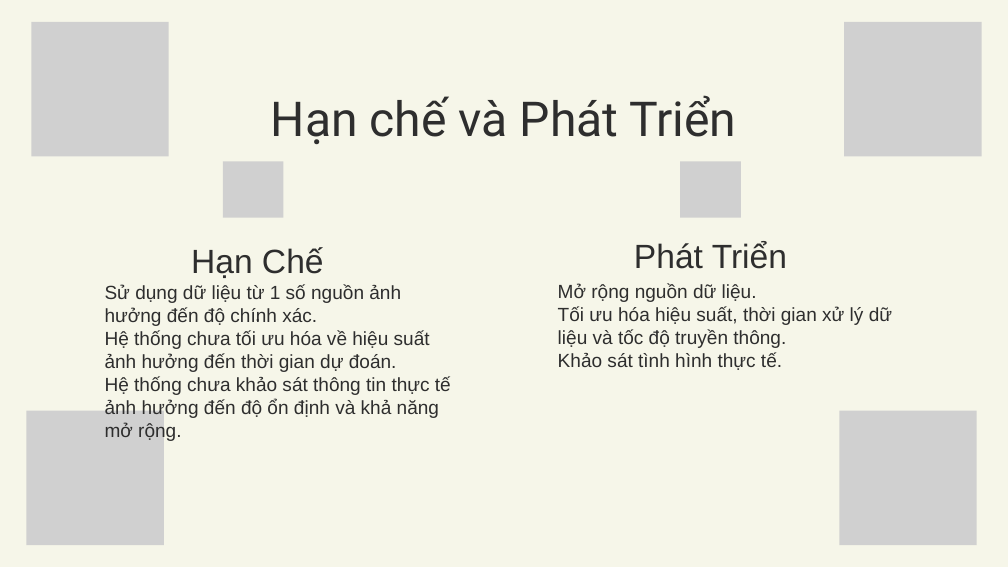
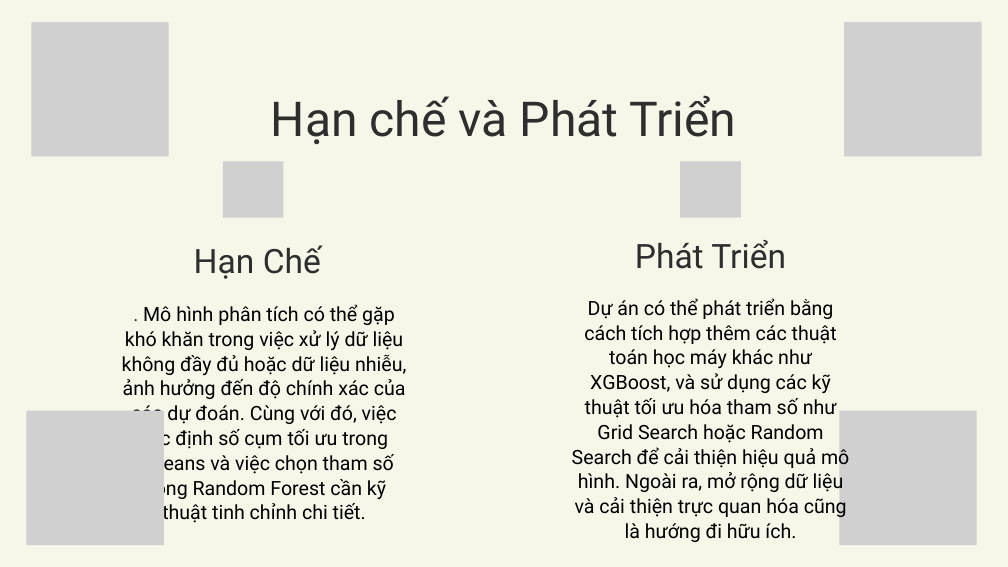
Before and after one commit to netprtony/Consumer_Behavior-ShoppingHabits, a slide deck: slide 8 of KhaiThacDuLieu.pptx (slide 7 before the commit). Drawn at 1008x567 pixels with LibreOffice and Linux fonts; fonts in the diff are those of the drawing; grey boxes stand for pictures. Boxes give left, top, right and bottom in pixels: in the first picture for what was removed or moved away, otherwise in the second. Text is boxed around its words. In the diff, an @@ line names an element or a change of style, - is before the commit and + after.

```diff
--- a/KhaiThacDuLieu.pptx
+++ b/KhaiThacDuLieu.pptx
@@ text "Hạn Chế" at [194,245,321,279]: font Arial to Roboto @@
@@ text "Phát Triển" at [635,240,786,269]: font Arial to Roboto @@
@@ text removed at [105,285,451,441] @@
-Sử dụng dữ liệu từ 1 số nguồn ảnh hưởng đến độ chính xác.
-Hệ thống chưa tối ưu hóa về hiệu suất ảnh hưởng đến thời gian dự đoán.
-Hệ thống chưa khảo sát thông tin thực tế ảnh hưởng đến độ ổn định và khả năng mở rộng.
@@ text removed at [558,283,892,370] @@
-Mở rộng nguồn dữ liệu.
-Tối ưu hóa hiệu suất, thời gian xử lý dữ liệu và tốc độ truyền thông.
-Khảo sát tình hình thực tế.
@@ text added at [572,298,849,518], 28 pt, text #000000 @@
+Dự án có thể phát triển bằng cách tích hợp thêm các thuật toán học máy khác như XGBoost, và sử dụng các kỹ thuật tối ưu hóa tham số như Grid Search hoặc Random Search để cải thiện hiệu quả mô hình. Ngoài ra, mở rộng dữ liệu và cải thiện trực quan hóa cũng là hướng đi hữu ích.
@@ text at [122,304,406,499]: text changed; size 27.2 to 28 pt; font Arial to Roboto; text colour #2E2E2E to #000000 @@
-.
+. Mô hình phân tích có thể gặp khó khăn trong việc xử lý dữ liệu không đầy đủ hoặc dữ liệu nhiễu, ảnh hưởng đến độ chính xác của các dự đoán. Cùng với đó, việc xác định số cụm tối ưu trong KMeans và việc chọn tham số trong Random Forest cần kỹ thuật tinh chỉnh chi tiết.
```
Also in this commit, not shown: 5 other slides changed, 3 slides added, 2 slides removed, 3 other files.
